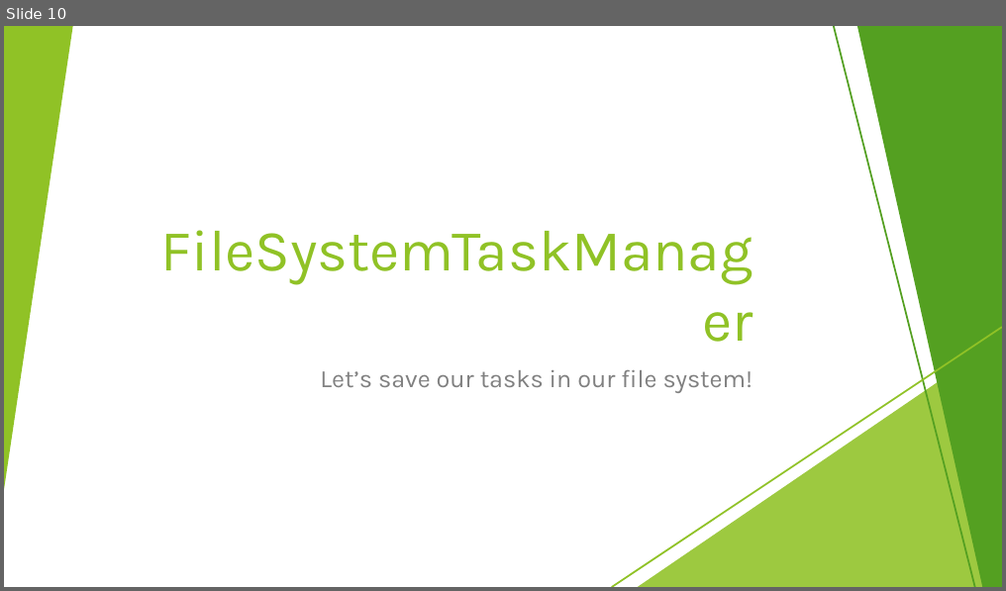
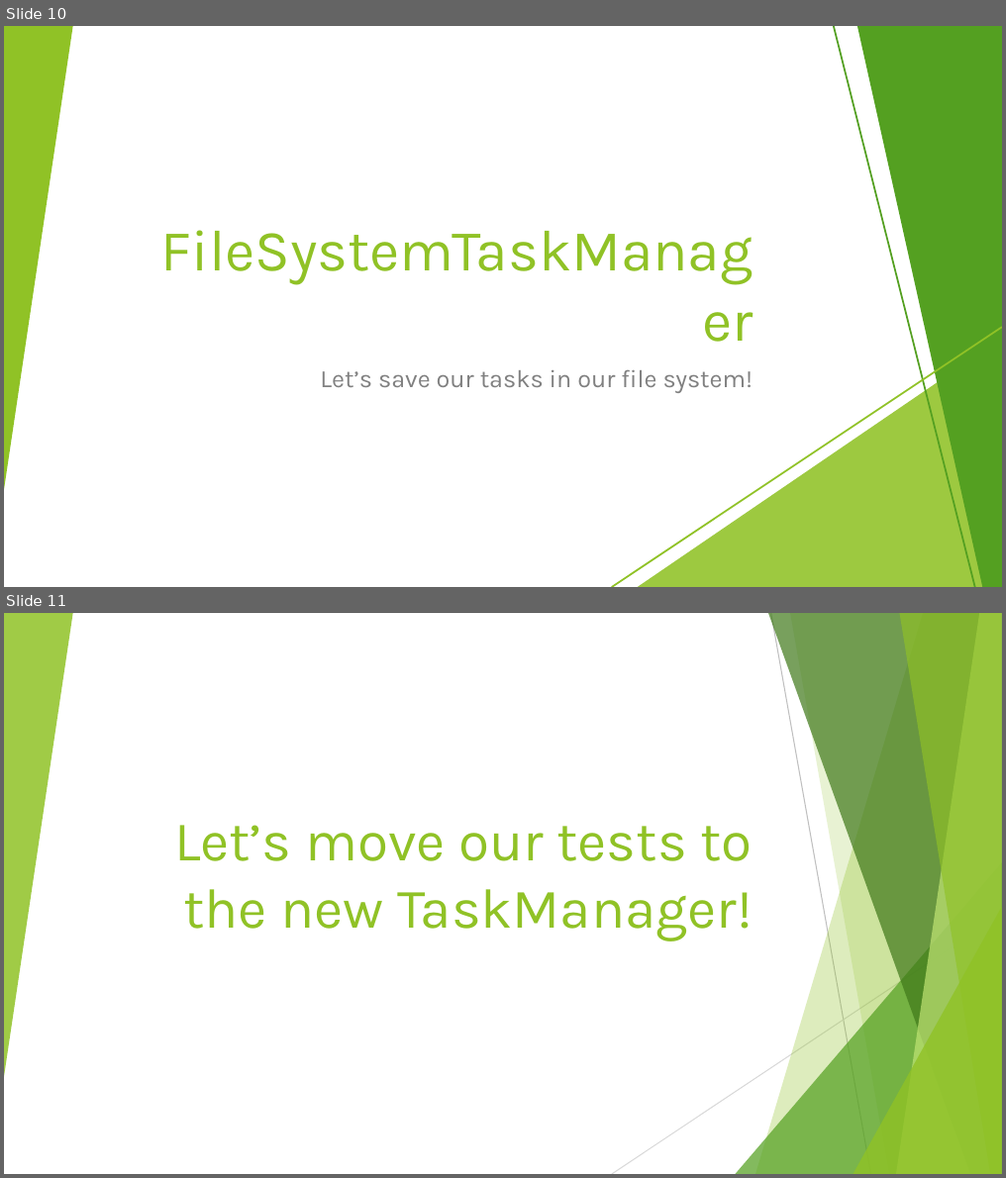
Before and after one commit to javitolin/CSharpWorkshopTodoList, a slide deck: Slides/3. Day 2 - OOP, Unit Tests, Collections.pptx. Shown one above the other, each under a label of ours: slide 10 before the commit, slides 10 and 11 after it. The pictures are 1006x591 and 1006x1178 pixels, drawn with LibreOffice and Linux fonts; fonts in the diff are those of the drawing. Boxes give left, top, right and bottom in pixels: in the first picture for what was removed or moved away, otherwise in the second. Text is boxed around its words. In the diff, an @@ line names an element or a change of style, - is before the commit and + after.

```diff
--- a/Slides/3. Day 2 - OOP, Unit Tests, Collections.pptx
+++ b/Slides/3. Day 2 - OOP, Unit Tests, Collections.pptx
@@ slide 11 added at (4, 613, 1002, 1174), background #FFFFFF; not listed: 7 template elements that a slide beside it also shows @@
@@ triangle added at (4, 613, 73, 1077), fill #90C226 at 85% opacity @@
@@ line added from (771, 613) to (871, 1174), #BFBFBF 0.75 pt @@
@@ title added at (174, 825, 752, 942), 40.5 pt, text #90C226 @@
+Let’s move our tests to the new TaskManager!
@@ line added from (1002, 914) to (612, 1173), #D9D9D9 0.75 pt @@
```
Also in this commit, not shown: 2 slides changed, 5 other files.
